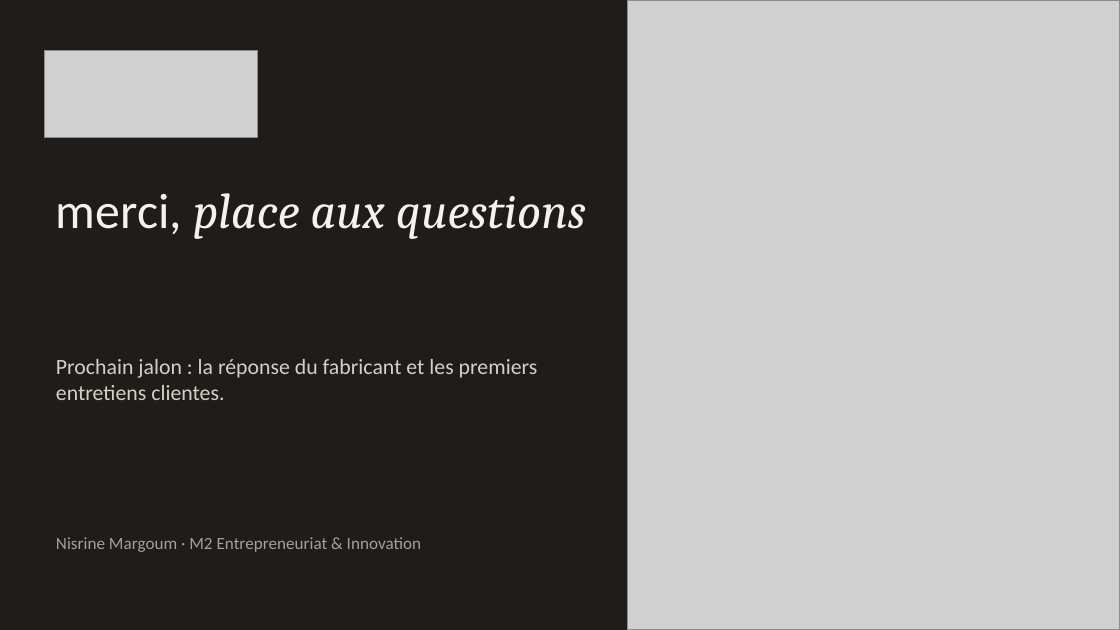
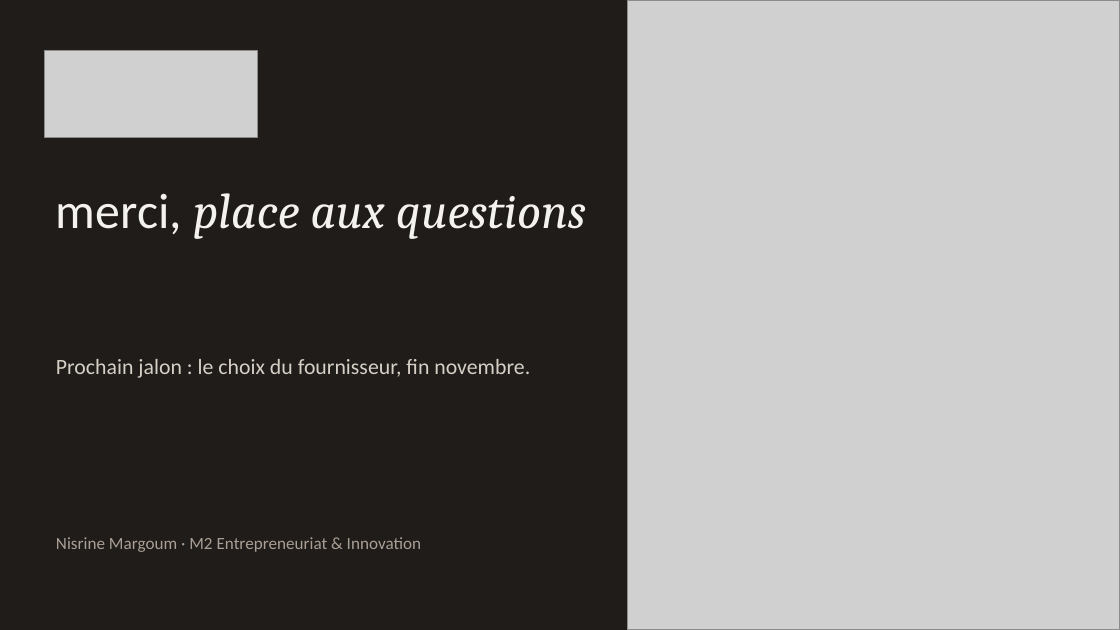
Before and after one commit to nisrine-max/mon-sitee, a slide deck: slide 13 of pitch/siplab-point-avancement-FR.pptx (slide 11 before the commit). Drawn at 1120x630 pixels with LibreOffice and Linux fonts; fonts in the diff are those of the drawing; grey boxes stand for pictures. Boxes give left, top, right and bottom in pixels: in the first picture for what was removed or moved away, otherwise in the second. Text is boxed around its words. In the diff, an @@ line names an element or a change of style, - is before the commit and + after.

```diff
--- a/pitch/siplab-point-avancement-FR.pptx
+++ b/pitch/siplab-point-avancement-FR.pptx
@@ text at (x1=56, y1=359, x2=530, y2=378): text changed @@
-Prochain jalon : la réponse du fabricant et les premiers entretiens clientes.
+Prochain jalon : le choix du fournisseur, fin novembre.
```
Also in this commit, not shown: 6 other slides changed, 3 slides added, 1 slide removed.
